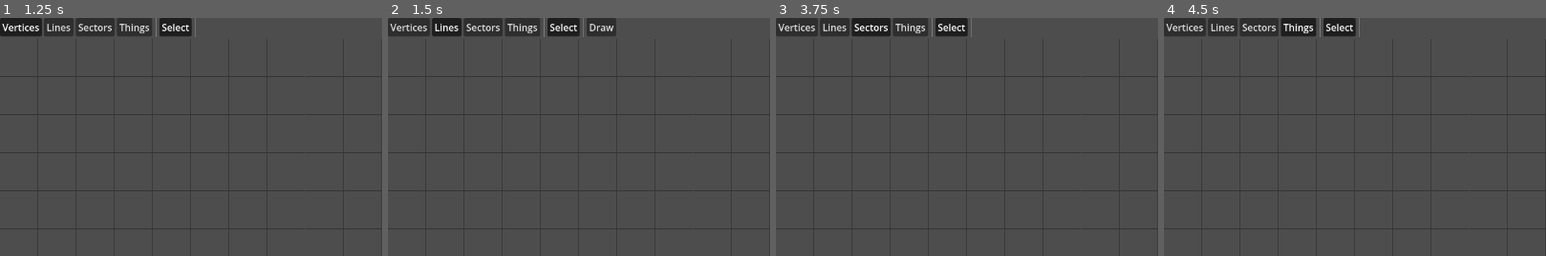
Above: before the commit, frames 1-4 (left to right).
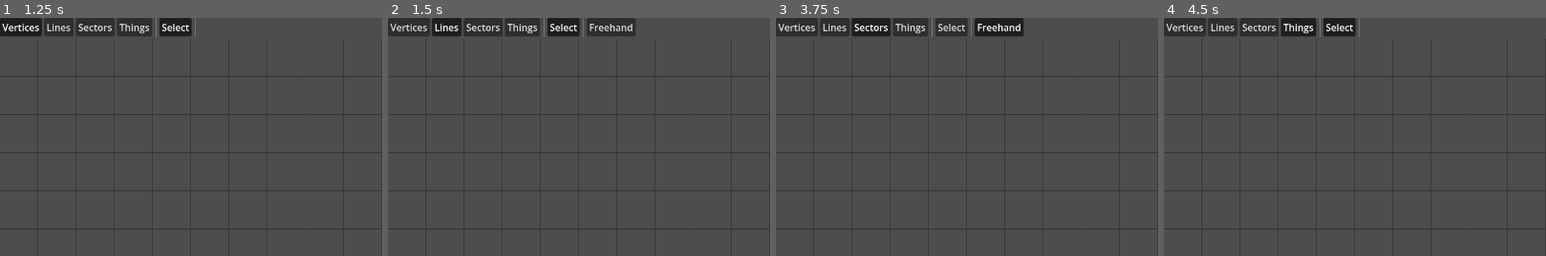
Above: after the commit, the same moments.

Repository: TehRealSalt/sentinel-smith
Game: Godot game, scene res://map_container.tscn
Two runs of this game, one before a commit and one after it. Both use one fixed random seed, a clock stepped at 60 frames per second and the inputs below. This scene is started directly instead of the project's main scene.
Inputs (mouse positions are % of the whole screen's width and height, from its top left):
- Up to frame 1 (1.25 s): click "Vertices" at 0.5 s
- Up to frame 2 (1.5 s): click "Lines" at 1.25 s
- Up to frame 3 (3.75 s): click (28, 2) at 2 s, where only the run before the commit has a clickable "Draw"; click (29, 2) at 2.75 s, where only the run after the commit has a clickable "Freehand"; click "Sectors" at 3.5 s
- Up to frame 4 (4.5 s): click "Things" at 4.25 s
The pictures show only the part of the screen within x 0-50%, y 0-50%; the shares and areas given below are measured in that part.

Frame 1 is identical in both runs. In frame 2, 0.5% of the frame differs, in the area x 53-65%, y 0-8%; in frame 3, 0.9%, in the area x 42-65%, y 0-8%; in frame 4, nothing differs.

Commit message:
Reorganize Doom data, multiple modes for one tool

Diff:
--- a/project/map_file_dialog.tscn
+++ b/project/autoload/map_file_dialog.tscn
@@ -1,6 +1,6 @@
 [gd_scene format=3 uid="uid://d0goswnj7r63n"]
 
-[ext_resource type="Script" uid="uid://b5x33ojtax0kt" path="res://map_file_dialog.gd" id="1_btqv8"]
+[ext_resource type="Script" uid="uid://b5x33ojtax0kt" path="res://autoload/map_file_dialog.gd" id="1_btqv8"]
 
 [node name="MapFileDialog" type="FileDialog" unique_id=150767201]
 title = "Open a File"
--- a/project/map_container.gd
+++ b/project/map_container.gd
@@ -101,10 +101,12 @@
 
 
 func _on_mode_change(mode: MapSelection.Mode) -> void:
+	selection.change_mode(mode)
+
 	for btn: BaseButton in tool_group.get_buttons():
 		var tool := btn as MapTool
-		if tool.mode_filter != MapSelection.Mode.ANY:
-			tool.visible = (tool.mode_filter == mode)
+		var vis: bool = tool.supports_mode(mode)
+		tool.visible = vis
 
 	var cur_tool: MapTool = get_tool()
 	if cur_tool:
@@ -113,16 +115,22 @@
 
 
 func _on_tool_change(tool: MapTool) -> void:
-	if tool.mode_filter != MapSelection.Mode.ANY:
-		# ensure correct mode
-		var mode_set: bool = false
-		for btn: BaseButton in mode_group.get_buttons():
-			var mode_btn := btn as MapSelectionModeButton
-			if mode_btn.type == tool.mode_filter:
-				mode_btn.set_pressed(true)
-				mode_set = true
-				break
-		assert(mode_set)
+	if tool.mode_filters.is_empty():
+		return
+
+	if tool.supports_mode(selection.mode):
+		# Nothing needs done
+		return
+
+	var mode_set: bool = false
+	for btn: BaseButton in mode_group.get_buttons():
+		var mode_btn := btn as MapSelectionModeButton
+		if tool.supports_mode(mode_btn.type):
+			mode_btn.set_pressed(true)
+			mode_set = true
+			break
+
+	assert(mode_set, 'Unable to resolve default mode')
 
 
 func _ready_buttons() -> void:
@@ -133,7 +141,7 @@
 		var mode_button := tool_node as MapSelectionModeButton
 		if mode_button:
 			mode_button.button_group = mode_group
-			mode_button.ask_mode_change.connect(selection.change_mode)
+			mode_button.ask_mode_change.connect(_on_mode_change)
 
 			if not default_mode:
 				default_mode = mode_button
@@ -147,11 +155,11 @@
 			if not default_tool:
 				default_tool = tool
 
-	assert(default_mode)
+	assert(default_mode, 'No default mode')
 	default_mode.set_pressed(true)
 
-	assert(default_tool)
-	assert(default_tool.mode_filter == MapSelection.Mode.ANY)
+	assert(default_tool, 'No default tool')
+	assert(default_tool.mode_filters.is_empty(), 'Default tool does not support all modes')
 	default_tool.set_pressed(true)
 
 
--- a/project/map_container.tscn
+++ b/project/map_container.tscn
@@ -5,7 +5,7 @@
 [ext_resource type="PackedScene" uid="uid://dylwuko5yjdd1" path="res://map_view_2d.tscn" id="2_4rnhj"]
 [ext_resource type="PackedScene" uid="uid://dl8o3phgnti74" path="res://map_tool_button.tscn" id="3_aomui"]
 [ext_resource type="Script" uid="uid://bk85nof4jlgrp" path="res://map_tool_select.gd" id="4_nxspw"]
-[ext_resource type="Script" uid="uid://dvbc3iwnnwpt" path="res://map_tool_draw_lines.gd" id="5_nxspw"]
+[ext_resource type="Script" uid="uid://dvbc3iwnnwpt" path="res://map_tool_draw_freehand.gd" id="5_nxspw"]
 
 [node name="MapContainer" type="Control" unique_id=1355333996]
 layout_mode = 3
@@ -33,22 +33,21 @@
 [node name="Vertices" parent="VBoxContainer/Tools" unique_id=1643065469 instance=ExtResource("2_4ogah")]
 layout_mode = 2
 text = "Vertices"
-type = 1
 
 [node name="Lines" parent="VBoxContainer/Tools" unique_id=1534957381 instance=ExtResource("2_4ogah")]
 layout_mode = 2
 text = "Lines"
-type = 2
+type = 1
 
 [node name="Sectors" parent="VBoxContainer/Tools" unique_id=1429498805 instance=ExtResource("2_4ogah")]
 layout_mode = 2
 text = "Sectors"
-type = 3
+type = 2
 
 [node name="Things" parent="VBoxContainer/Tools" unique_id=285767450 instance=ExtResource("2_4ogah")]
 layout_mode = 2
 text = "Things"
-type = 4
+type = 3
 
 [node name="ModeSeparator" type="VSeparator" parent="VBoxContainer/Tools" unique_id=473213137]
 layout_mode = 2
@@ -61,9 +60,9 @@
 [node name="ToolSeparator" type="VSeparator" parent="VBoxContainer/Tools" unique_id=679181578]
 layout_mode = 2
 
-[node name="DrawLines" parent="VBoxContainer/Tools" unique_id=23269083 instance=ExtResource("3_aomui")]
+[node name="DrawFreehand" parent="VBoxContainer/Tools" unique_id=23269083 instance=ExtResource("3_aomui")]
 layout_mode = 2
-text = "Draw"
+text = "Freehand"
 script = ExtResource("5_nxspw")
 
 [node name="MapView2D" parent="VBoxContainer" unique_id=1654353195 instance=ExtResource("2_4rnhj")]
--- a/project/map_selection.gd
+++ b/project/map_selection.gd
@@ -21,7 +21,6 @@
 ## Each type of [DoomEntity] that can be selected.
 enum Mode
 {
-	ANY,
 	VERTICES,
 	LINES,
 	SECTORS,
@@ -34,7 +33,7 @@
 
 
 ## The currently selected editing mode.
-var mode: Mode = Mode.ANY
+var mode: Mode = Mode.VERTICES
 
 
 ## All [DoomEntity] references that are considered selected.
@@ -50,9 +49,6 @@
 func change_mode(p_mode: Mode) -> void:
 	if mode == p_mode:
 		return
-
-	# special value intended only for tools
-	assert(p_mode != Mode.ANY)
 
 	mode = p_mode
 	mode_changed.emit(mode)
--- a/project/map_selection_mode_button.gd
+++ b/project/map_selection_mode_button.gd
@@ -10,7 +10,3 @@
 func _toggled(toggled_on: bool) -> void:
 	if toggled_on:
 		ask_mode_change.emit(type)
-
-
-func _ready() -> void:
-	assert(type != MapSelection.Mode.ANY)
--- a/project/map_tool.gd
+++ b/project/map_tool.gd
@@ -10,7 +10,17 @@
 
 
 ## Which selection mode this tool is for.
-var mode_filter: MapSelection.Mode = MapSelection.Mode.ANY
+## Check this using [method supports_mode].
+var mode_filters: Array[MapSelection.Mode] = []
+
+
+## Returns if the tool supports a specific selection mode.
+func supports_mode(mode: MapSelection.Mode) -> bool:
+	if mode_filters.is_empty():
+		# Assume supporting all modes by default
+		return true
+
+	return mode_filters.has(mode)
 
 
 func _toggled(toggled_on: bool) -> void:
--- /dev/null
+++ b/project/map_tool_draw_freehand.gd
@@ -0,0 +1,4 @@
+extends MapTool
+
+func _init() -> void:
+	mode_filters = [MapSelection.Mode.LINES, MapSelection.Mode.SECTORS]
--- a/project/map_tool_draw_lines.gd
+++ /dev/null
@@ -1,4 +0,0 @@
-extends MapTool
-
-func _init() -> void:
-	mode_filter = MapSelection.Mode.LINES
--- a/project/project.godot
+++ b/project/project.godot
@@ -20,8 +20,8 @@
 
 [autoload]
 
-PerfTiming="*res://perf_timing.gd"
-MapFileDialog="*res://map_file_dialog.tscn"
+PerfTiming="*res://autoload/perf_timing.gd"
+MapFileDialog="*res://autoload/map_file_dialog.tscn"
 
 [debug]
 
Renamed: project/map_file_dialog.gd -> project/autoload/map_file_dialog.gd
Renamed: project/map_file_dialog.gd.uid -> project/autoload/map_file_dialog.gd.uid
Renamed: project/perf_timing.gd -> project/autoload/perf_timing.gd
Renamed: project/perf_timing.gd.uid -> project/autoload/perf_timing.gd.uid
Renamed: project/map/draggable.gd -> project/doom/map/draggable.gd
Renamed: project/map/draggable.gd.uid -> project/doom/map/draggable.gd.uid
Renamed: project/map/linedef.gd -> project/doom/map/linedef.gd
Renamed: project/map/linedef.gd.uid -> project/doom/map/linedef.gd.uid
Renamed: project/map/map.gd -> project/doom/map/map.gd
Renamed: project/map/map.gd.uid -> project/doom/map/map.gd.uid
Renamed: project/map/map_entity.gd -> project/doom/map/map_entity.gd
Renamed: project/map/map_entity.gd.uid -> project/doom/map/map_entity.gd.uid
(and 19 more such lines)
